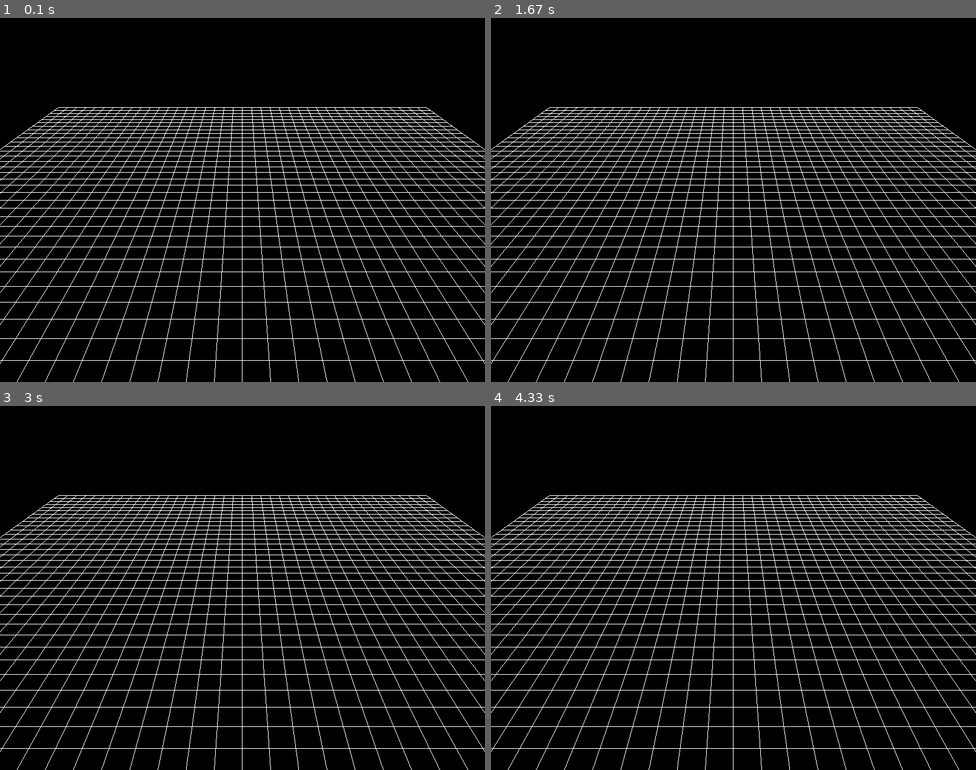
Above: before the commit, frames 1-4 (two rows, left to right).
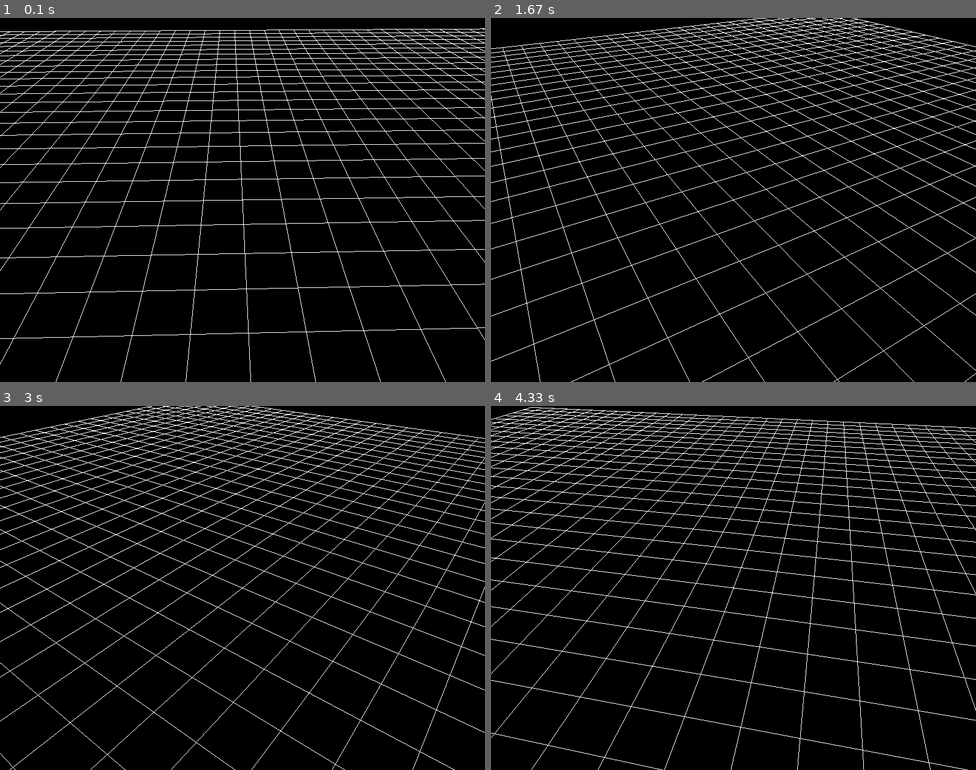
Above: after the commit, the same moments.

Repository: antonioam82/tank_controller
Game: pygame game, started from tank_demo_c.py
Two runs of this game, one before a commit and one after it. Both use one fixed random seed, a clock stepped at 60 frames per second and the inputs below.
Inputs:
- Up to frame 1 (0.1 s): no input
- Up to frame 2 (1.67 s): no input
- Up to frame 3 (3 s): no input
- Up to frame 4 (4.33 s): no input

The runs differ from the first frame. In frame 1, 13% of the frame differs, in the area x 0-100%, y 2-100%; in frame 2, 13%; in frame 3, 13%; in frame 4, 13%, in the area x 0-100%, y 0-100%.

Commit message:
Establecidos valores deseados de rotación y posición de escena

Diff:
--- a/tank_demo_c.py
+++ b/tank_demo_c.py
@@ -18,6 +18,10 @@
 glMatrixMode(GL_PROJECTION)
 glLoadIdentity()
 gluPerspective(50, display[0] / display[1], 0.1, 100.0)
+glTranslatef(0.0, 0.0, -10.0)
+#glEnable(GL_DEPTH_TEST)
+glRotatef(35.0, 1.0, 0.0, 0.0)
+
 glMatrixMode(GL_MODELVIEW)
 
 def draw_grid():
@@ -38,7 +42,7 @@
 
 line_vbo, line_count = draw_grid()
 glLineWidth(1.0)
-#angle = 0.0
+angle = 0.0
 clock = pygame.time.Clock()
 
 running = True
@@ -51,10 +55,10 @@
 
     # Cámara: alejada, inclinada hacia abajo y girando despacio
     glLoadIdentity()
-    glTranslatef(0.0, 0.0, -25.0)
-    glRotatef(30.0, 1, 0, 0)
-    #glRotatef(angle, 0, 1, 0)
-    #angle += 0.3
+    #glTranslatef(0.0, 0.0, -25.0)
+    #glRotatef(30.0, 1, 0, 0)
+    glRotatef(angle, 0, 1, 0)
+    angle += 0.3
 
     # --- Se hace en CADA frame: una sola llamada de dibujo ---
     glEnableClientState(GL_VERTEX_ARRAY)
